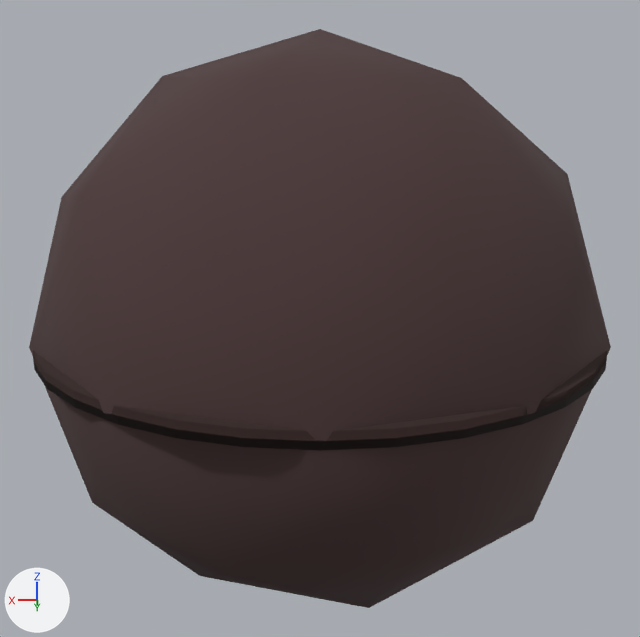
The Blender file assets/sweat.blend as it was, and as the next commit left it.
Both versions are drawn from a camera (50 mm lens) standing at (0.0, 21.02, 6.21) and looking at (0.0, -0.02, 0.05). The lights are fixed; the arrows at lower left show +X, +Y and +Z.

In view in the first picture: 'envirosphere.004', 'ground.006'.
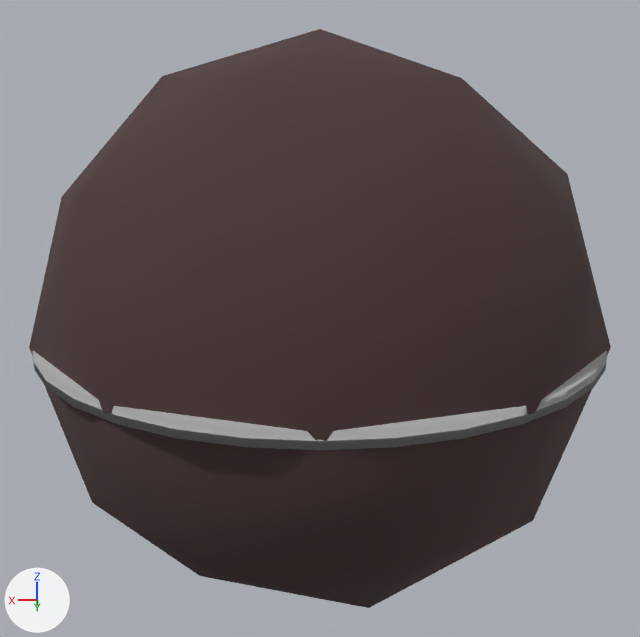
Boxes (x1, y1, x2, y2) around the edits, measured in the pictures (640 x 637 px):
'ground.006', recoloured
    both: (33, 351, 607, 450)

The change in detail:
Material 'ground' (mat_ground) changes colour from brown #33201e to grey #bcbcbc; in linear values from (0.0326, 0.0146, 0.0127) to (0.5, 0.5, 0.5).
